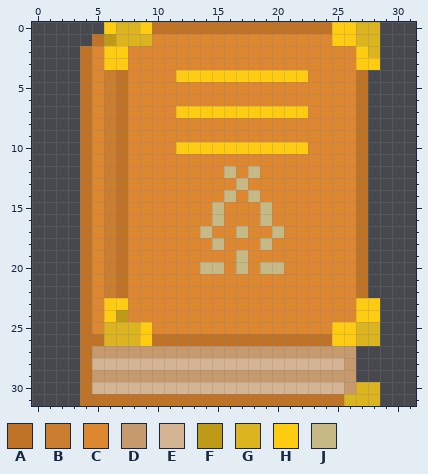
Pixel-art file -- Sprites/ItemIcons/FlameMagicBook.aseprite. The picture above was drawn from the file before the commit.
32x32 pixels, 1 frame.
Palette (. is transparent): A #be7327  B #cb7e2f  C #dd8831  D #c79a6d  E #d4b493  F #be9a16  G #dcb420  H #ffcc12  J #c7b985
New version:
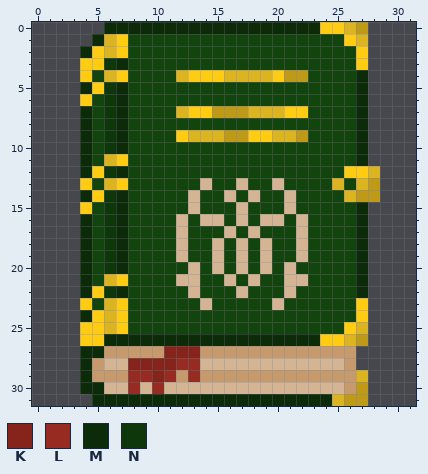
Colours new in this view: K #86241b  L #972b21  M #0b2b09  N #0e380b
Edits made:
layer "Terra" added
layer "Gold" added
layer "Layer 1" removed
colour C: #dd8831 -> #12450e
y 0: x 6..24 HGGHAAAAAAAAAAAAAAA -> MMMMMMMMMMMMMMMMMMH; x 26..28 HGG -> GF.
y 1: x 5..9 AFGGG -> MGHCC; x 25 H -> C; x 28 G -> .
y 2: x 4..6 ACH -> MHG; x 28 G -> .
y 3: x 4..7 ACHH -> HHNM; x 28 H -> .
y 4: x 4 A -> H; x 6..7 BA -> GH; x 12 H -> G; x 16..19 HHHH -> GGGG; x 21..22 HH -> FF; x 27 A -> M
y 5: x 4..7 ACBA -> MHNM; x 27 A -> M
y 6: x 4 A -> H; x 6..7 BA -> NM; x 27 A -> M
y 7: x 4 A -> M; x 6..7 BA -> NM; x 12 H -> G; x 15..20 HHHHHH -> FFFGGG; x 27 A -> M
y 8: x 4 A -> M; x 6..7 BA -> NM; x 27 A -> M
y 9: x 4 A -> M; x 6..7 BA -> NM; x 12..22 CCCCCCCCCCC -> HGGGFFHHGGF; x 27 A -> M
y 10: x 4 A -> M; x 6..7 BA -> NM; x 12..22 HHHHHHHHHHH -> CCCCCCCCCCC; x 27 A -> M
y 11: x 4 A -> M; x 6..7 BA -> GH; x 27 A -> M
y 12: x 4..7 ACBA -> MHNM; x 16 J -> C; x 18 J -> C; x 26..28 CA. -> HHG
y 13: x 4 A -> H; x 6..7 BA -> GH; x 14 C -> E; x 17 J -> E; x 20 C -> E; x 25 C -> G; x 27..28 A. -> GF
y 14: x 4..7 ACBA -> MHNM; x 13 C -> E; x 16 J -> E; x 18 J -> E; x 21 C -> E; x 26..28 CA. -> GFF
y 15: x 4 A -> H; x 6..7 BA -> NM; x 13 C -> E; x 15 J -> C; x 17 C -> E; x 19 J -> C; x 21 C -> E; x 27 A -> M
y 16: x 4 A -> M; x 6..7 BA -> NM; x 12 C -> E; x 14..15 CJ -> EE; x 17 C -> E; x 19..20 JC -> EE; x 22 C -> E; x 27 A -> M
y 17: x 4 A -> M; x 6..7 BA -> NM; x 12 C -> E; x 14 J -> C; x 16..18 CJC -> ECE; x 20 J -> C; x 22 C -> E; x 27 A -> M
y 18: x 4 A -> M; x 6..7 BA -> NM; x 12 C -> E; x 15 J -> E; x 17 C -> E; x 19 J -> E; x 22 C -> E; x 27 A -> M
y 19: x 4 A -> M; x 6..7 BA -> NM; x 12 C -> E; x 15 C -> E; x 17 J -> E; x 19 C -> E; x 22 C -> E; x 27 A -> M
y 20: x 4 A -> M; x 6..7 BA -> NM; x 13..15 CJJ -> ECE; x 17 J -> E; x 19..21 JJC -> ECE; x 27 A -> M
y 21: x 4 A -> M; x 6..7 BA -> GH; x 12..13 CC -> EE; x 16 C -> E; x 18 C -> E; x 21..22 CC -> EE; x 27 A -> M
y 22: x 4..7 ACBA -> MHNM; x 13 C -> E; x 17 C -> E; x 21 C -> E; x 27 A -> M
y 23: x 4 A -> H; x 6 H -> G; x 14 C -> E; x 20 C -> E; x 28 H -> .
y 24: x 4..7 ACHF -> MHGH; x 28 H -> .
y 25: x 4..5 AC -> HH; x 7..9 GGH -> HCC; x 25 H -> C; x 28 G -> .
y 26: x 4..24 AAGGGHAAAAAAAAAAAAAAA -> HHMMMMMMMMMMMMMMMMMMH; x 26..28 HGG -> GF.
y 27: x 4..5 AD -> MM; x 11..13 DDD -> KKK
y 28: x 4..5 AE -> MD; x 8..13 EEEEEE -> KKKKLL
y 29: x 4 A -> M; x 8..11 DDDD -> LLKL; x 13 D -> L; x 27 . -> G
y 30: x 4..5 AE -> MM; x 8 E -> L; x 10 E -> L; x 27..28 GG -> F.
y 31: x 4..28 AAAAAAAAAAAAAAAAAAAAAAGGG -> .MMMMMMMMMMMMMMMMMMMMGFF.
